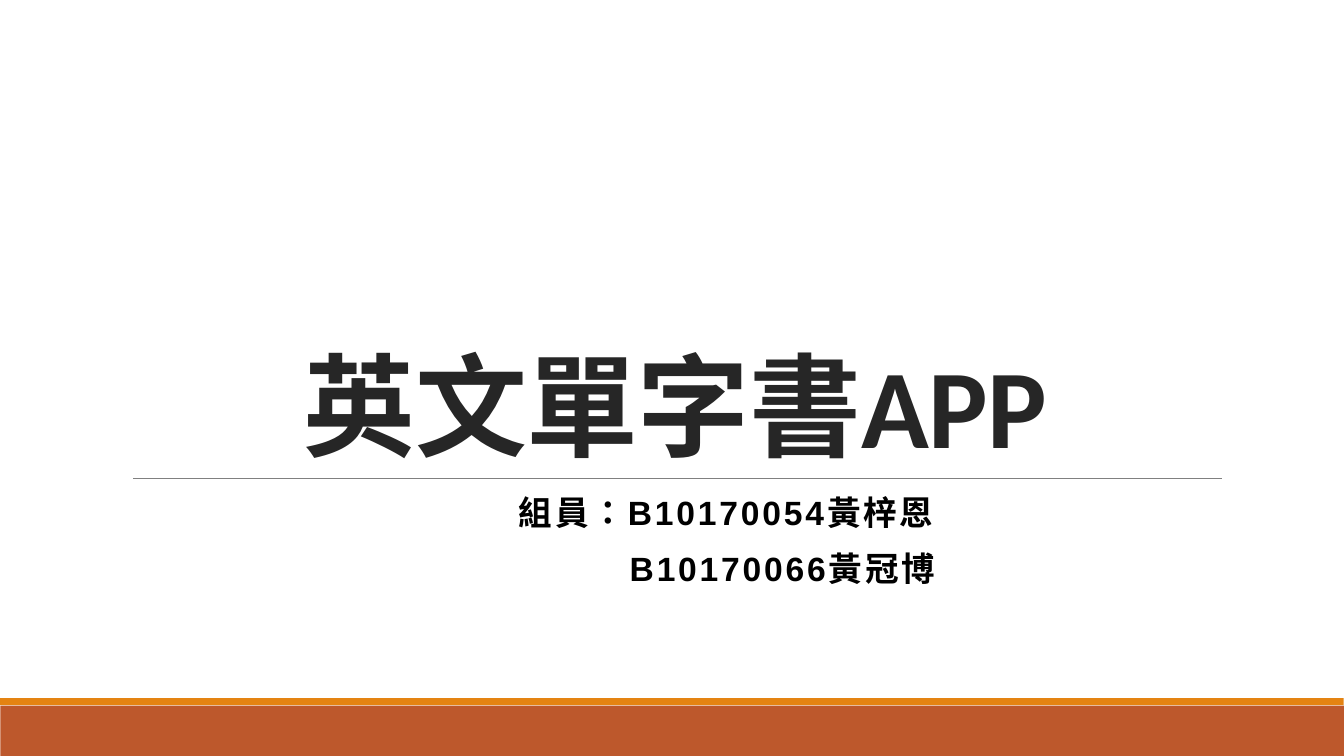
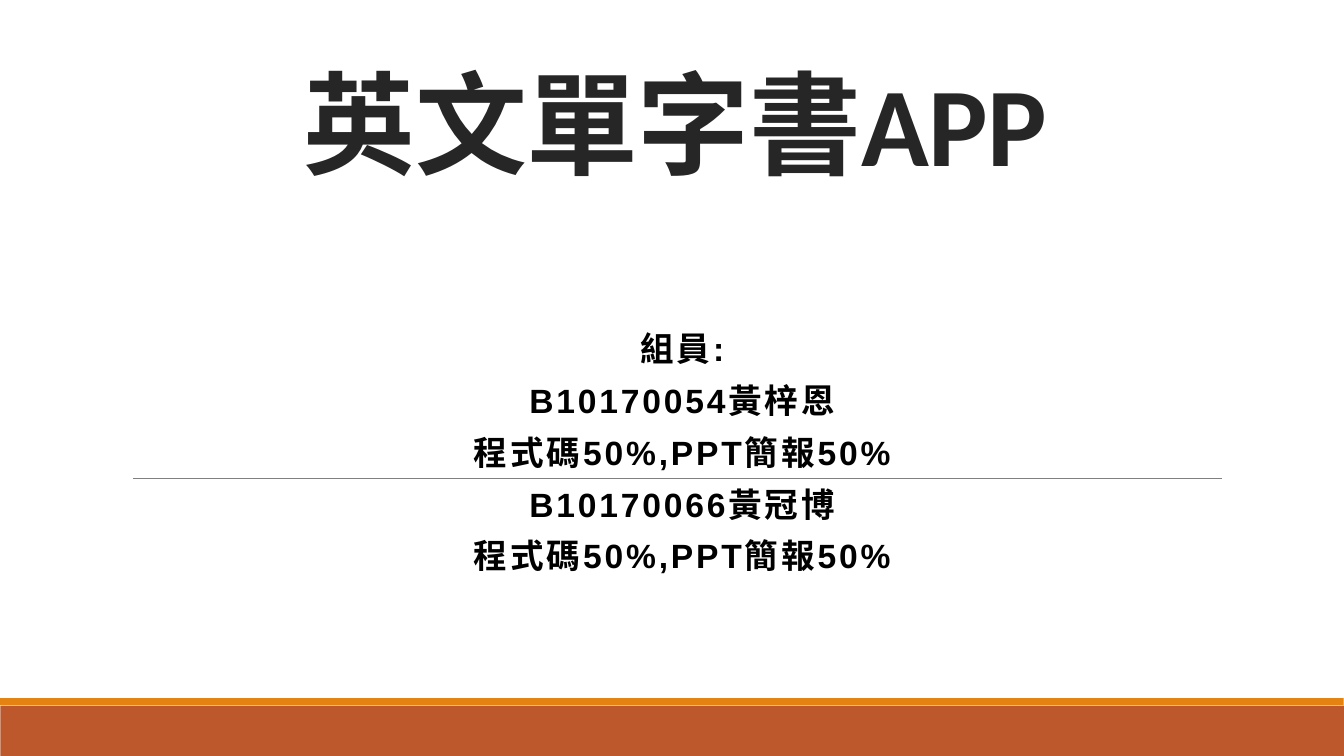
Before and after one commit to w840306w/C-_Project, a slide deck: slide 1 of 英文單字書app.pptx. Drawn at 1344x756 pixels with LibreOffice and Linux fonts; fonts in the diff are those of the drawing. Boxes give left, top, right and bottom in pixels: in the first picture for what was removed or moved away, otherwise in the second. Text is boxed around its words. In the diff, an @@ line names an element or a change of style, - is before the commit and + after.

```diff
--- a/英文單字書app.pptx
+++ b/英文單字書app.pptx
@@ title "英文單字書APP": place and size @@
-title "英文單字書APP" at (304, 352, 1047, 459)
+title "英文單字書APP" at (304, 70, 1047, 177)
@@ subtitle "組員:": place and size @@
-subtitle "組員:" at (519, 496, 936, 584)
+subtitle "組員:" at (474, 332, 891, 574)
@@ subtitle at (474, 332, 891, 471): text changed @@
-組員：B10170054黃梓恩
+組員:
+B10170054黃梓恩
+程式碼50%,PPT簡報50%
@@ subtitle at (529, 490, 834, 520): line spacing 0.9 to 0.8 @@
@@ subtitle at (474, 539, 891, 574): paragraph added @@
+程式碼50%,PPT簡報50%
```
Also in this commit, not shown: 1 other slide changed, 1 other file.
